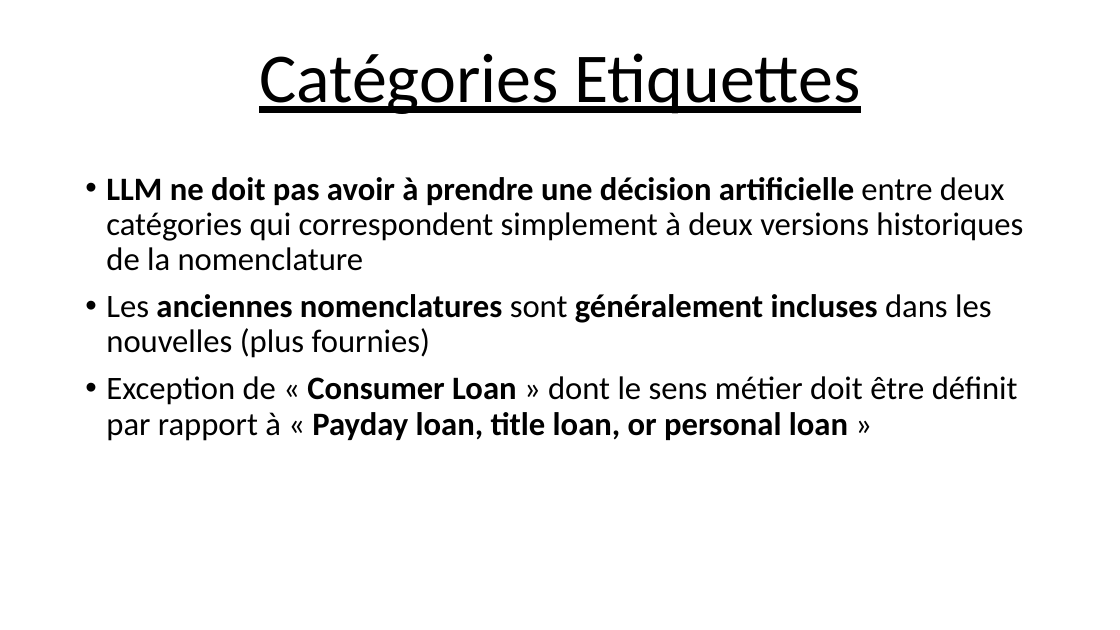
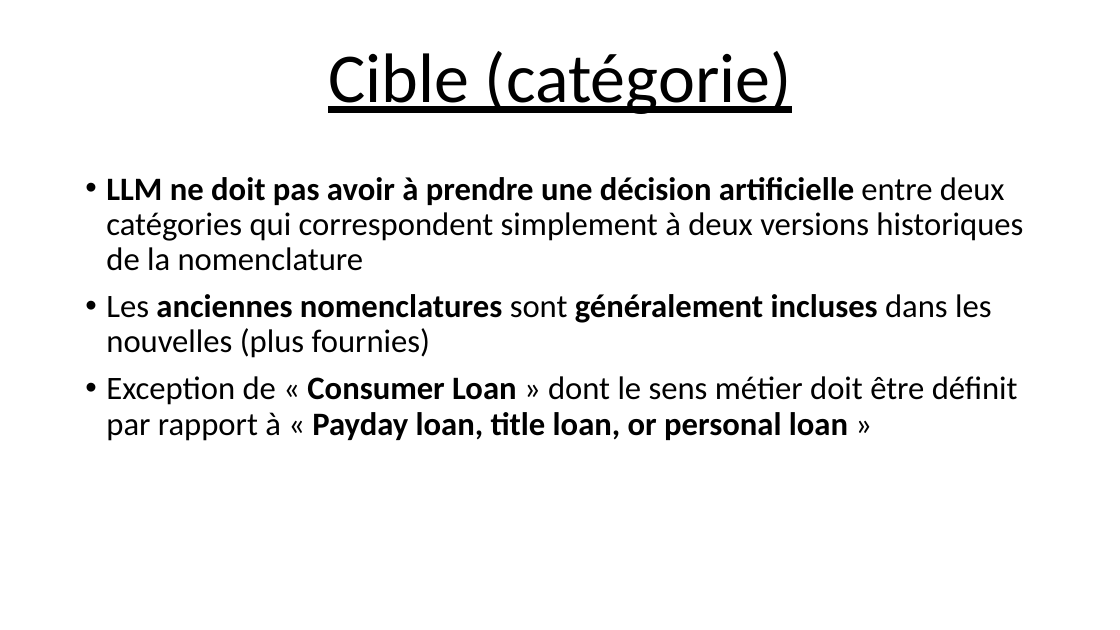
Before and after one commit to Ace4teaM/OCR-ZenAssist, a slide deck: slide 8 of Présentation.pptx. Drawn at 1120x630 pixels with LibreOffice and Linux fonts; fonts in the diff are those of the drawing. Boxes give left, top, right and bottom in pixels: in the first picture for what was removed or moved away, otherwise in the second. Text is boxed around its words. In the diff, an @@ line names an element or a change of style, - is before the commit and + after.

```diff
--- a/Présentation.pptx
+++ b/Présentation.pptx
@@ text at box(328, 51, 791, 114): text changed @@
-Catégories Etiquettes
+Cible (catégorie)
```
Also in this commit, not shown: 2 other slides changed, 11 slides added, 2 slides removed, 6 other files.
